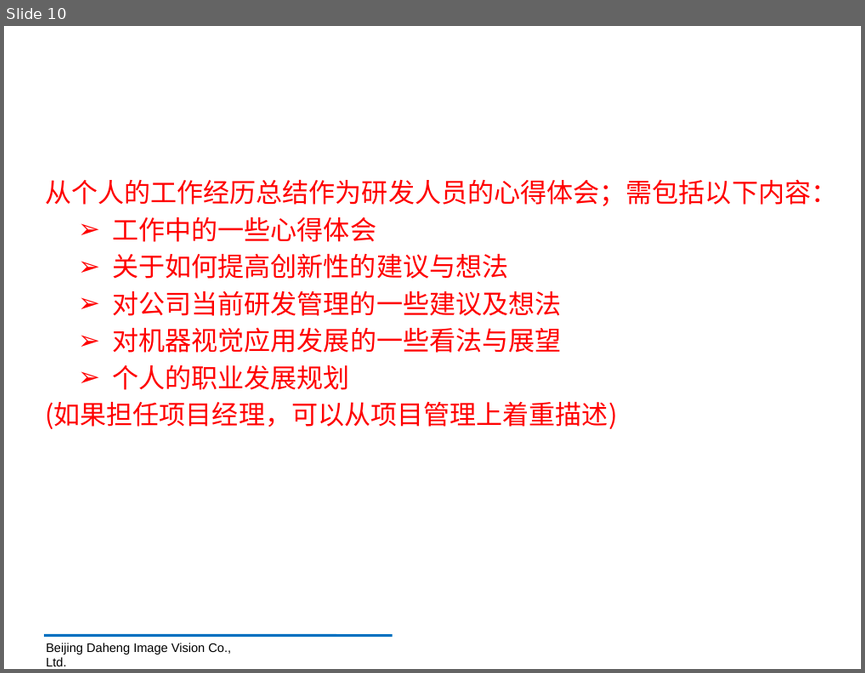
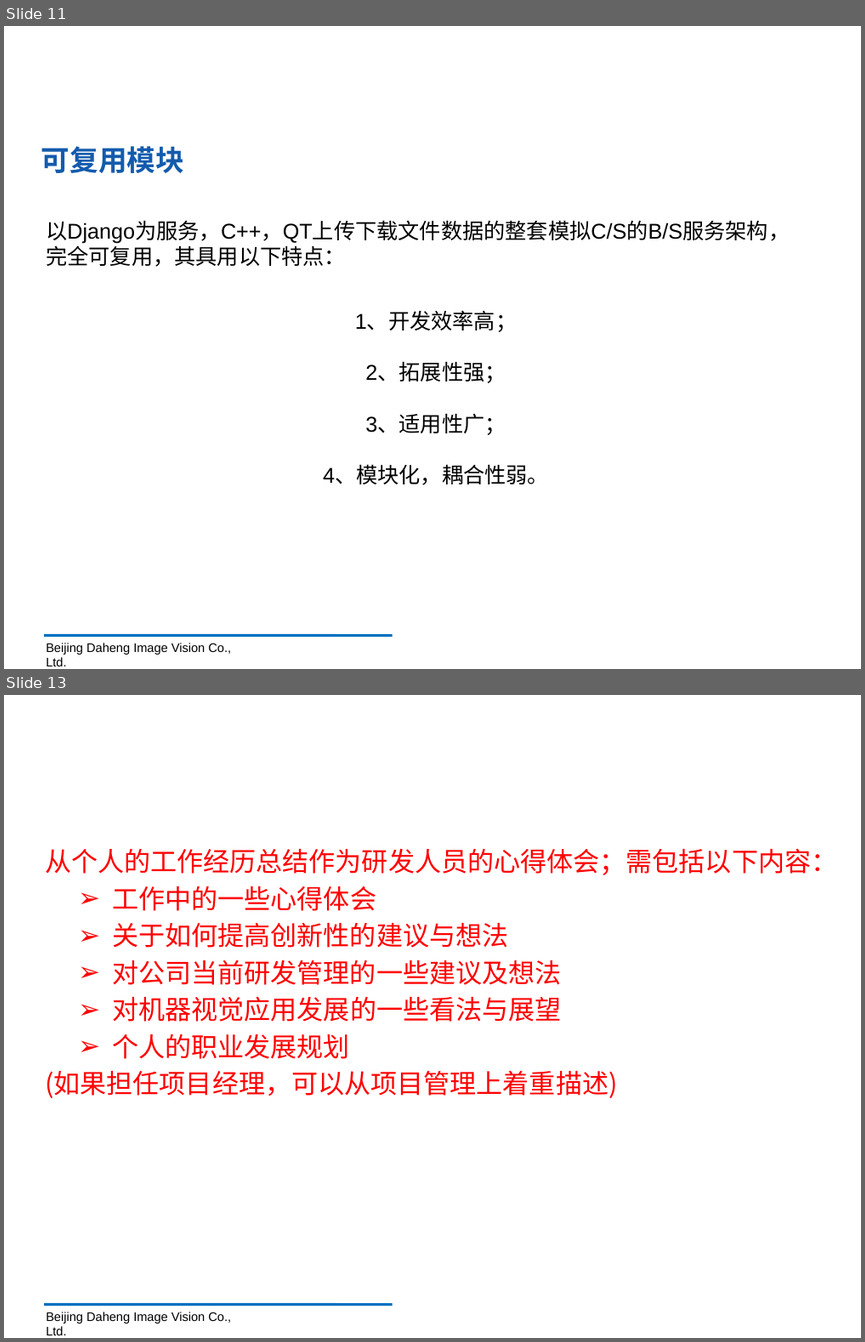
Before and after one commit to sabercc0805/daheng, a slide deck: 研发工程师述职报告PPT-张赵浩然-2018.pptx. Shown one above the other, each under a label of ours: slide 10 before the commit, slides 11 and 13 after it; the slides between them are not shown. The pictures are 865x673 and 865x1342 pixels, drawn with LibreOffice and Linux fonts; fonts in the diff are those of the drawing; background and template pictures are left out. Boxes give left, top, right and bottom in pixels: in the first picture for what was removed or moved away, otherwise in the second. Text is boxed around its words. In the diff, an @@ line names an element or a change of style, - is before the commit and + after.

```diff
--- a/研发工程师述职报告PPT-张赵浩然-2018.pptx
+++ b/研发工程师述职报告PPT-张赵浩然-2018.pptx
@@ slide 11 added at (4, 26, 861, 669), background picture (left out) @@
@@ text added at (53, 26, 825, 112), 44 pt, text #FFFFFF, bold @@
+突出贡献
@@ text added at (41, 146, 184, 173), 24 pt, text #135BAD, bold @@
+可复用模块
@@ text added at (46, 220, 789, 267), 18 pt, text #000000 @@
+以Django为服务，C++，QT上传下载文件数据的整套模拟C/S的B/S服务架构，完全可复用，其具用以下特点：
@@ text added at (323, 311, 549, 485), 18 pt, text #000000 @@
+1、开发效率高；
+2、拓展性强；
+3、适用性广；
+4、模块化，耦合性弱。
@@ line added from (44, 635) to (392, 635), #0070C0 2.25 pt @@
@@ text added at (46, 642, 231, 666), 10.5 pt, text #000000 @@
+Beijing Daheng Image Vision Co., Ltd.
@@ what was slide 10 is now slide 13 @@
```
Also in this commit, not shown: 4 slides changed, 4 other slides added, 2 slides removed.
